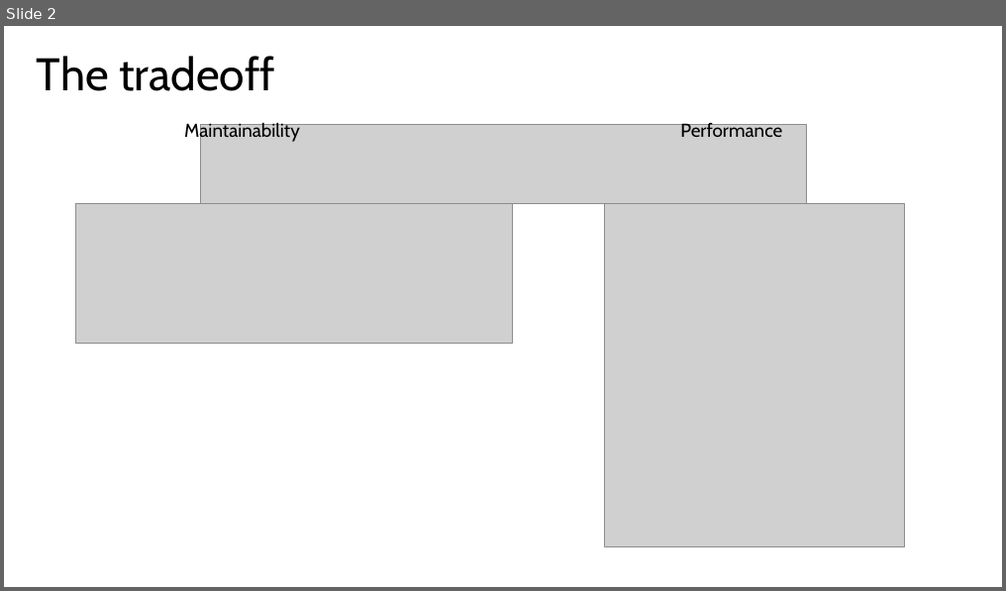
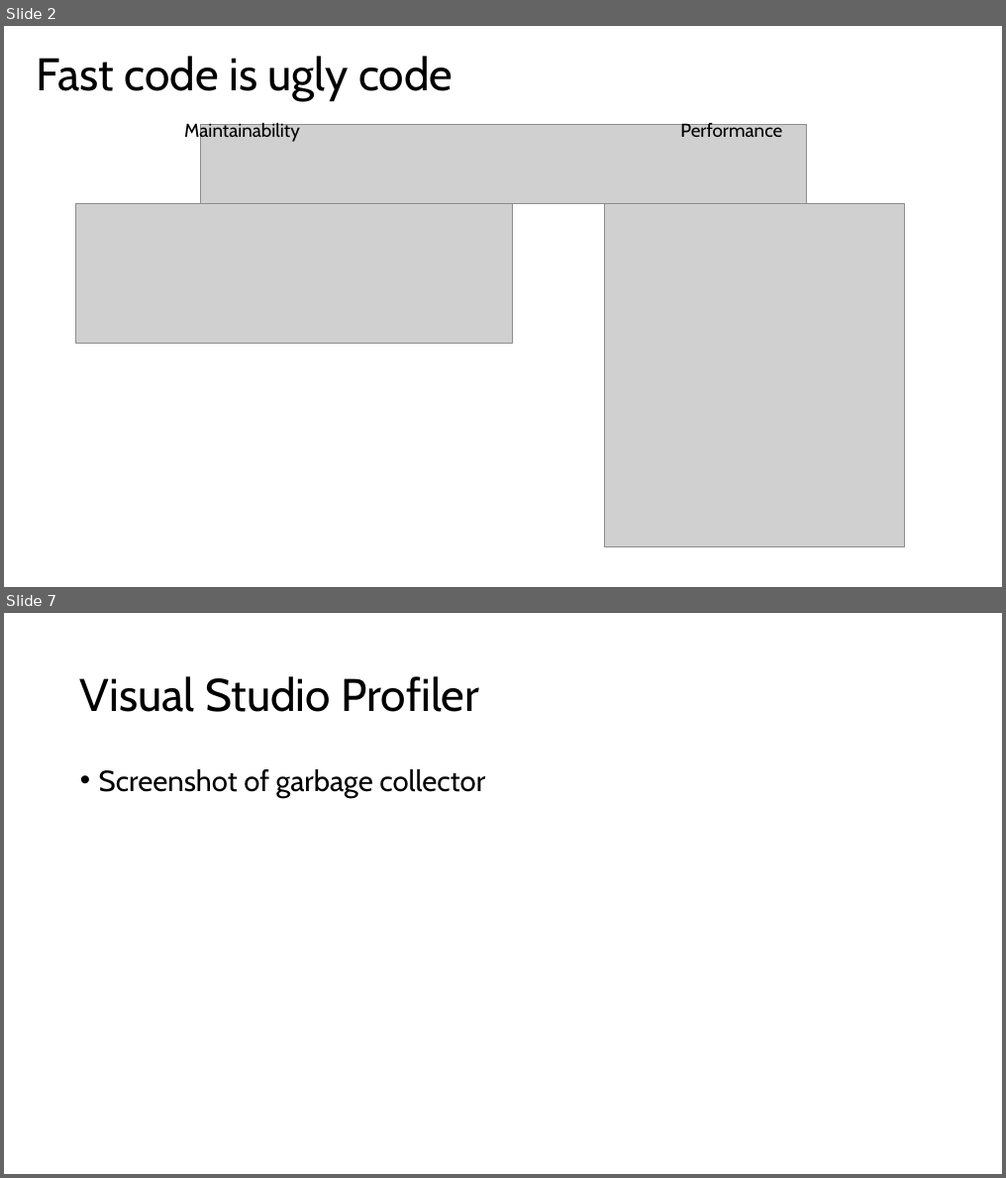
Before and after one commit to jeanhibbert/PerfDemo, a slide deck: PerfDemo.pptx. Shown one above the other, each under a label of ours: slide 2 before the commit, slides 2 and 7 after it; the slides between them are not shown. The pictures are 1006x591 and 1006x1178 pixels, drawn with LibreOffice and Linux fonts; fonts in the diff are those of the drawing; grey boxes stand for pictures. Boxes give left, top, right and bottom in pixels: in the first picture for what was removed or moved away, otherwise in the second. Text is boxed around its words. In the diff, an @@ line names an element or a change of style, - is before the commit and + after.

```diff
--- a/PerfDemo.pptx
+++ b/PerfDemo.pptx
@@ slide 7 added at box(4, 613, 1002, 1174), background #FFFFFF @@
@@ title added at box(80, 676, 480, 712), 44 pt, text #000000 @@
+Visual Studio Profiler
@@ text added at box(99, 769, 485, 798), 28 pt, text #000000 @@
+• Screenshot of garbage collector
@@ slide 2 changed as well @@
@@ title at box(37, 56, 452, 101): text changed @@
-The tradeoff
+Fast code is ugly code
```
Also in this commit, not shown: 3 other slides changed, 5 other slides added, 4 slides removed, 36 other files.
